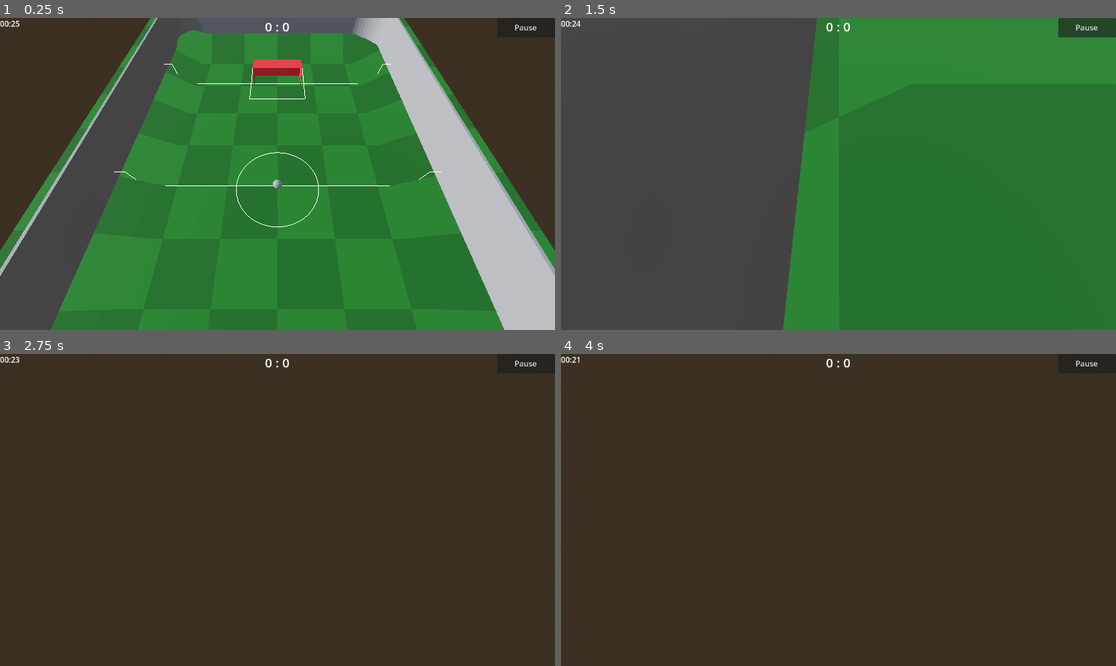
Above: before the commit, frames 1-4 (two rows, left to right).
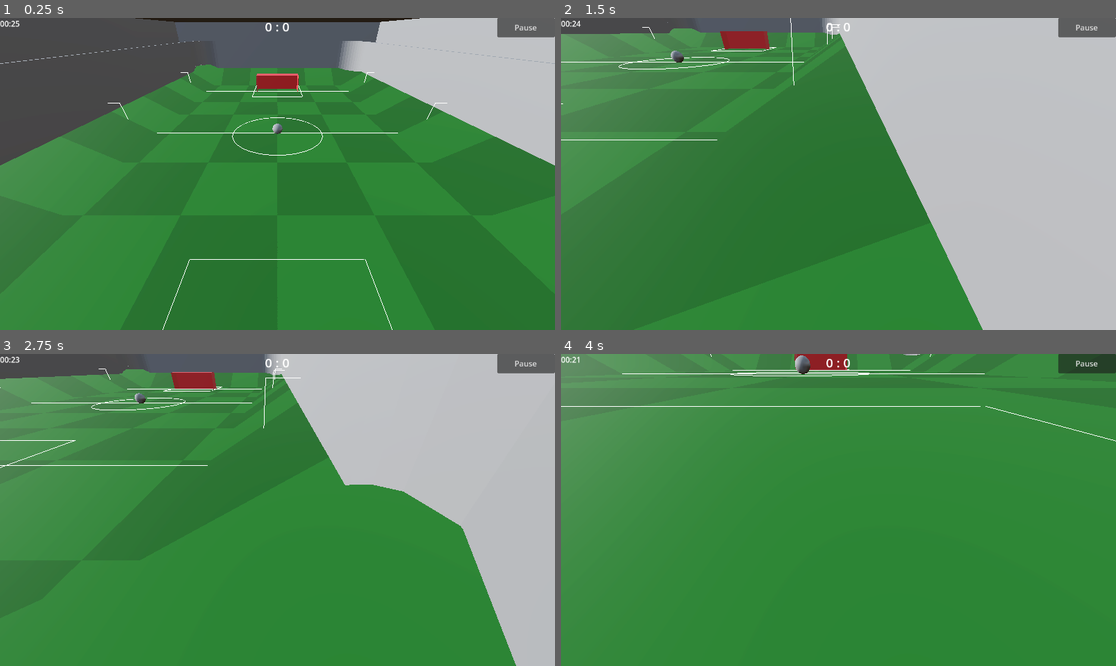
Above: after the commit, the same moments.

Repository: AlyssaSmt/Godot-kicker
Game: Godot game, scene res://main/main.tscn
Two runs of this game, one before a commit and one after it. Both use one fixed random seed, a clock stepped at 60 frames per second and the inputs below.
Inputs (mouse positions are in pixels of both pictures, inside the frame that each line leads up to):
- Up to frame 1 (0.25 s): no input
- Up to frame 2 (1.5 s): tap Enter at 0.5 s; move the mouse to (960, 158) at 0.52 s; hold D (move_right) 0.53-1.28 s; hold Shift (shift) 0.53-1.28 s; click (960, 158) at 0.67 s; tap Space (jump) at 0.77 s; move the mouse to (727, 189) at 1.27 s; hold S (move_backward) from 1.28 s (still down); tap Shift (shift) at 1.35 s; click (727, 189) at 1.42 s
- Up to frame 3 (2.75 s): tap Space (jump) at 1.52 s; move the mouse to (333, 441) at 2.02 s; release S (move_backward) at 2.03 s; hold D (move_right) from 2.03 s (still down); hold Shift (shift) from 2.03 s (still down); click (333, 441) at 2.17 s
- Up to frame 4 (4 s): move the mouse to (810, 572) at 2.77 s; release D (move_right) at 2.78 s; release Shift (shift) at 2.78 s; hold W (move_forward) 2.78-3.53 s; tap Shift (shift) at 2.85 s; click (810, 572) at 2.92 s; tap Space (jump) at 3.02, 3.77 s; move the mouse to (1005, 556) at 3.52 s; hold A (move_left) from 3.53 s (still down); hold Shift (shift) from 3.53 s (still down); click (1005, 556) at 3.67 s

The runs differ from the first frame. In frame 1, 44% of the frame differs, in the area x 0-100%, y 0-100%; in frame 2, 80%; in frame 3, 100%; in frame 4, 100%.

Commit message:
Changed Camera, added arenawalls

Diff:
--- /dev/null
+++ b/ArenaBounds.gd
@@ -0,0 +1,74 @@
+@tool
+extends Node3D
+class_name ArenaBounds
+
+@export var width: float = 80.0
+@export var length: float = 120.0
+@export var height: float = 20.0
+@export var wall_thickness: float = 1.0
+
+@export var visible_walls := false
+@export var wall_material: Material
+
+# ✅ Neu: Collision Layer/Mask für die Wände
+@export_flags_3d_physics var wall_collision_layer: int = 1
+@export_flags_3d_physics var wall_collision_mask: int = 0
+
+func _ready():
+	_clear()
+	_build()
+
+func _clear():
+	for c in get_children():
+		c.queue_free()
+
+func _build():
+	# Links / Rechts
+	_create_wall(
+		Vector3(wall_thickness, height, length),
+		Vector3(-width/2 - wall_thickness/2, height/2, 0)
+	)
+	_create_wall(
+		Vector3(wall_thickness, height, length),
+		Vector3(width/2 + wall_thickness/2, height/2, 0)
+	)
+
+	# Vorne / Hinten
+	_create_wall(
+		Vector3(width, height, wall_thickness),
+		Vector3(0, height/2, -length/2 - wall_thickness/2)
+	)
+	_create_wall(
+		Vector3(width, height, wall_thickness),
+		Vector3(0, height/2, length/2 + wall_thickness/2)
+	)
+
+	# Decke (optional)
+	_create_wall(
+		Vector3(width, wall_thickness, length),
+		Vector3(0, height + wall_thickness/2, 0)
+	)
+
+func _create_wall(size: Vector3, pos: Vector3) -> void:
+	var body := StaticBody3D.new()
+	add_child(body)
+	body.position = pos
+
+	# ✅ Wichtig: Layer/Mask setzen (sonst kollidiert ggf. nichts)
+	body.collision_layer = wall_collision_layer
+	body.collision_mask = wall_collision_mask
+
+	var col := CollisionShape3D.new()
+	var shape := BoxShape3D.new()
+	shape.size = size
+	col.shape = shape
+	body.add_child(col)
+
+	if visible_walls:
+		var mesh := MeshInstance3D.new()
+		var box := BoxMesh.new()
+		box.size = size
+		mesh.mesh = box
+		if wall_material:
+			mesh.material_override = wall_material
+		body.add_child(mesh)
--- /dev/null
+++ b/ArenaBounds.tscn
@@ -0,0 +1,7 @@
+[gd_scene load_steps=2 format=3 uid="uid://cwehbugq1vwsc"]
+
+[ext_resource type="Script" uid="uid://d4a75nyw0bc83" path="res://ArenaBounds.gd" id="1_igrnx"]
+
+[node name="ArenaBounds" type="Node3D"]
+script = ExtResource("1_igrnx")
+visible_walls = true
--- /dev/null
+++ b/main/EditorSpectator.gd
@@ -0,0 +1,104 @@
+extends CharacterBody3D
+class_name EditorSpectator
+
+@export var move_speed := 20.0
+@export var fast_speed := 60.0
+@export var look_sensitivity := 0.003
+
+@export var vertical_speed := 20.0   # Space/Shift hoch/runter
+@export var accel := 18.0            # wie schnell er auf Zielgeschw. geht
+@export var decel := 22.0            # wie schnell er stoppt
+
+@onready var cam: Camera3D = $EditorCamera
+
+var rotating := false
+var pitch := 0.0
+var yaw := 0.0
+
+# Starttransforms speichern
+var start_root_transform: Transform3D
+var start_cam_transform: Transform3D
+
+func _ready():
+	if cam:
+		cam.current = true
+
+	# Startrotation lesen
+	yaw = rotation_degrees.y
+	if cam:
+		pitch = cam.rotation_degrees.x
+
+	# Start-Transforms merken
+	start_root_transform = global_transform
+	if cam:
+		start_cam_transform = cam.global_transform
+
+func reset_camera():
+	# Root zurücksetzen (Yaw + Position)
+	global_transform = start_root_transform
+
+	# Kamera zurücksetzen (Pitch + Position)
+	if cam:
+		cam.global_transform = start_cam_transform
+
+	# Yaw/Pitch aktualisieren
+	yaw = rotation_degrees.y
+	if cam:
+		pitch = cam.rotation_degrees.x
+
+func _unhandled_input(event):
+	# Rechte Maustaste zum Drehen
+	if event is InputEventMouseButton and event.button_index == MOUSE_BUTTON_RIGHT:
+		rotating = event.pressed
+		Input.set_mouse_mode(Input.MOUSE_MODE_CAPTURED if rotating else Input.MOUSE_MODE_VISIBLE)
+
+	# Rotation mit Maus
+	if event is InputEventMouseMotion and rotating:
+		yaw -= event.relative.x * look_sensitivity * 100.0
+		pitch -= event.relative.y * look_sensitivity * 100.0
+		pitch = clamp(pitch, -85.0, 85.0)
+
+		# Yaw auf Root
+		rotation_degrees.y = yaw
+		# Pitch auf Kamera
+		if cam:
+			cam.rotation_degrees.x = pitch
+
+func _physics_process(delta):
+	var dir := Vector3.ZERO
+
+	# Bewegung relativ zum Root (genau wie bei dir)
+	if Input.is_action_pressed("ui_up"):
+		dir -= transform.basis.z
+	if Input.is_action_pressed("ui_down"):
+		dir += transform.basis.z
+	if Input.is_action_pressed("ui_left"):
+		dir -= transform.basis.x
+	if Input.is_action_pressed("ui_right"):
+		dir += transform.basis.x
+
+	# Hoch/Runter (wie bei dir: space hoch, shift runter)
+	var vy := 0.0
+	if Input.is_action_pressed("space"):
+		vy += 1.0
+	if Input.is_action_pressed("shift"):
+		vy -= 1.0
+
+	var speed := fast_speed if Input.is_key_pressed(KEY_SHIFT) else move_speed
+
+	var target_v := Vector3.ZERO
+	if dir != Vector3.ZERO:
+		target_v.x = dir.normalized().x * speed
+		target_v.z = dir.normalized().z * speed
+	else:
+		target_v.x = 0.0
+		target_v.z = 0.0
+
+	target_v.y = vy * vertical_speed
+
+	# Smooth accel/decel (fühlt sich Editor-like an)
+	velocity.x = move_toward(velocity.x, target_v.x, (accel if absf(target_v.x) > 0.01 else decel) * delta * speed)
+	velocity.z = move_toward(velocity.z, target_v.z, (accel if absf(target_v.z) > 0.01 else decel) * delta * speed)
+	velocity.y = move_toward(velocity.y, target_v.y, (accel if absf(target_v.y) > 0.01 else decel) * delta * vertical_speed)
+
+	move_and_slide()
--- /dev/null
+++ b/main/Spectator.gd
@@ -0,0 +1,65 @@
+extends CharacterBody3D
+class_name SpectatorController
+
+@export var speed: float = 10.0
+@export var sprint_mult: float = 1.8
+@export var mouse_sensitivity: float = 0.002
+@export var vertical_speed: float = 6.0   # hoch/runter (Space/Ctrl)
+
+@export var min_pitch_deg: float = -80.0
+@export var max_pitch_deg: float = 80.0
+
+@onready var cam: Camera3D = $Camera3D
+
+var _yaw: float = 0.0
+var _pitch: float = 0.0
+
+func _ready() -> void:
+	Input.set_mouse_mode(Input.MOUSE_MODE_CAPTURED)
+	_yaw = rotation.y
+	_pitch = cam.rotation.x
+
+func _unhandled_input(event: InputEvent) -> void:
+	if event is InputEventMouseMotion:
+		_yaw -= event.relative.x * mouse_sensitivity
+		_pitch -= event.relative.y * mouse_sensitivity
+
+		var min_pitch := deg_to_rad(min_pitch_deg)
+		var max_pitch := deg_to_rad(max_pitch_deg)
+		_pitch = clamp(_pitch, min_pitch, max_pitch)
+
+		rotation.y = _yaw
+		cam.rotation.x = _pitch
+
+	# ESC toggelt Maus
+	if event.is_action_pressed("ui_cancel"):
+		var captured := Input.get_mouse_mode() == Input.MOUSE_MODE_CAPTURED
+		Input.set_mouse_mode(Input.MOUSE_MODE_VISIBLE if captured else Input.MOUSE_MODE_CAPTURED)
+
+func _physics_process(delta: float) -> void:
+	# Bewegung relativ zur Blickrichtung (yaw)
+	var input_dir := Vector3.ZERO
+	input_dir.x = Input.get_action_strength("move_right") - Input.get_action_strength("move_left")
+	input_dir.z = Input.get_action_strength("move_backward") - Input.get_action_strength("move_forward")
+	input_dir = input_dir.normalized()
+
+	var basis := global_transform.basis
+	var forward := -basis.z
+	var right := basis.x
+
+	var move := (right * input_dir.x) + (forward * input_dir.z)
+
+	# hoch/runter (Space/Ctrl) - optional
+	var up_down := 0.0
+	if Input.is_action_pressed("move_up"):
+		up_down += 1.0
+	if Input.is_action_pressed("move_down"):
+		up_down -= 1.0
+
+	var spd := speed * (sprint_mult if Input.is_action_pressed("sprint") else 1.0)
+
+	velocity.x = move.x * spd
+	velocity.z = move.z * spd
+	velocity.y = up_down * vertical_speed
+
+	move_and_slide()
--- a/main/main.gd
+++ b/main/main.gd
@@ -50,9 +50,10 @@
 	reset_ball()
 
 	# kamera resetten
-	var cam := $EditorCameraRoot/EditorCamera
-	if cam:
-		cam.reset_camera()
+	var cam_root := $EditorCameraRoot
+	if cam_root and cam_root.has_method("reset_camera"):
+		cam_root.reset_camera()
+
 
 	# feld resetten
 	if terrain:
--- a/main/main.tscn
+++ b/main/main.tscn
@@ -1,8 +1,9 @@
-[gd_scene load_steps=22 format=3 uid="uid://b1phcfq8ugp1"]
+[gd_scene load_steps=24 format=3 uid="uid://b1phcfq8ugp1"]
 
 [ext_resource type="Script" uid="uid://dyp1c3w3r6ivu" path="res://main/main.gd" id="1_0i4oc"]
 [ext_resource type="Script" uid="uid://bs2rvlnxas6f5" path="res://Procedural Generation/TerrainGeneration.gd" id="2_bsumw"]
 [ext_resource type="Script" uid="uid://d1fgwrejxjecb" path="res://Procedural Generation/terrain_editor.gd" id="3_fwcvl"]
+[ext_resource type="PackedScene" uid="uid://cwehbugq1vwsc" path="res://ArenaBounds.tscn" id="4_s758e"]
 [ext_resource type="PackedScene" uid="uid://cpliy7cur5dlm" path="res://Ball/Ball.tscn" id="5_73k8k"]
 [ext_resource type="PackedScene" uid="uid://dvuyvxo73o3ou" path="res://Goal/GoalDetector.tscn" id="6_5xyti"]
 [ext_resource type="Script" uid="uid://d3pj55mw2jk1k" path="res://main/HockeyGoals.gd" id="8_0i4oc"]
@@ -11,13 +12,17 @@
 [ext_resource type="PackedScene" uid="uid://hhgmst8lx8ua" path="res://FieldLines/RinkWalls.tscn" id="9_bsumw"]
 [ext_resource type="PackedScene" uid="uid://eyve4dhb0hn7" path="res://GoalOverlay.tscn" id="10_73k8k"]
 [ext_resource type="Script" uid="uid://q5aau2vkm2be" path="res://main/ScoreLabel.gd" id="10_bsumw"]
-[ext_resource type="Script" uid="uid://cgk3x2gs044ha" path="res://Camera/EditorCamera.gd" id="10_piupu"]
 [ext_resource type="Script" uid="uid://b0u5nbb15qyqn" path="res://main/HelpUI.gd" id="12_fwcvl"]
 [ext_resource type="PackedScene" uid="uid://b3ki156fnwd7b" path="res://MatchUI.tscn" id="12_n3o0a"]
 [ext_resource type="Script" uid="uid://u4ritpjdhwlo" path="res://main/PauseMenu.gd" id="13_na0o7"]
 [ext_resource type="PackedScene" uid="uid://doofjcirvchnj" path="res://MatchManager.tscn" id="13_s758e"]
+[ext_resource type="Script" uid="uid://bv55wicwyt1u5" path="res://main/EditorSpectator.gd" id="15_s758e"]
 
 [sub_resource type="FastNoiseLite" id="FastNoiseLite_ig7tw"]
+
+[sub_resource type="CapsuleShape3D" id="CapsuleShape3D_s758e"]
+radius = 0.35
+height = 1.6
 
 [sub_resource type="ProceduralSkyMaterial" id="ProceduralSkyMaterial_73k8k"]
 
@@ -53,6 +58,8 @@
 script = ExtResource("3_fwcvl")
 terrain = NodePath("../TerrainGeneration")
 
+[node name="ArenaBounds" parent="." instance=ExtResource("4_s758e")]
+
 [node name="BallNode" parent="." instance=ExtResource("5_73k8k")]
 transform = Transform3D(1, 0, 0, 0, 1, 0, 0, 0, 1, 0, 0.5, 0)
 mass = 0.467
@@ -98,12 +105,16 @@
 score_manager_path = NodePath("../ScoreManager")
 ui_path = NodePath("../MatchUI")
 
-[node name="EditorCameraRoot" type="Node3D" parent="."]
-transform = Transform3D(1, 0, 0, 0, 1, 0, 0, 0, 1, 0, 40, 20)
+[node name="EditorCameraRoot" type="CharacterBody3D" parent="."]
+transform = Transform3D(1, 0, 0, 0, 0.90708077, -0.42095664, 0, 0.42095664, 0.90708077, 0, 17.071884, 38.675117)
+collision_layer = 2
+script = ExtResource("15_s758e")
+
+[node name="CollisionShape3D" type="CollisionShape3D" parent="EditorCameraRoot"]
+shape = SubResource("CapsuleShape3D_s758e")
 
 [node name="EditorCamera" type="Camera3D" parent="EditorCameraRoot"]
 transform = Transform3D(1, 0, 0, 0, 0.49999997, 0.86602545, 0, -0.86602545, 0.49999997, 0, 0, 0)
-script = ExtResource("10_piupu")
 
 [node name="DirectionalLight3D" type="DirectionalLight3D" parent="."]
 transform = Transform3D(-0.11453849, 0.41783294, -0.90127504, -0.077132314, 0.90076643, 0.42739955, 0.9904199, 0.11847113, -0.070944026, -90.21393, 20.400438, 2.0428429)
Not shown, added: ArenaBounds.gd.uid
Not shown, added: main/EditorSpectator.gd.uid
Not shown, added: main/Spectator.gd.uid
